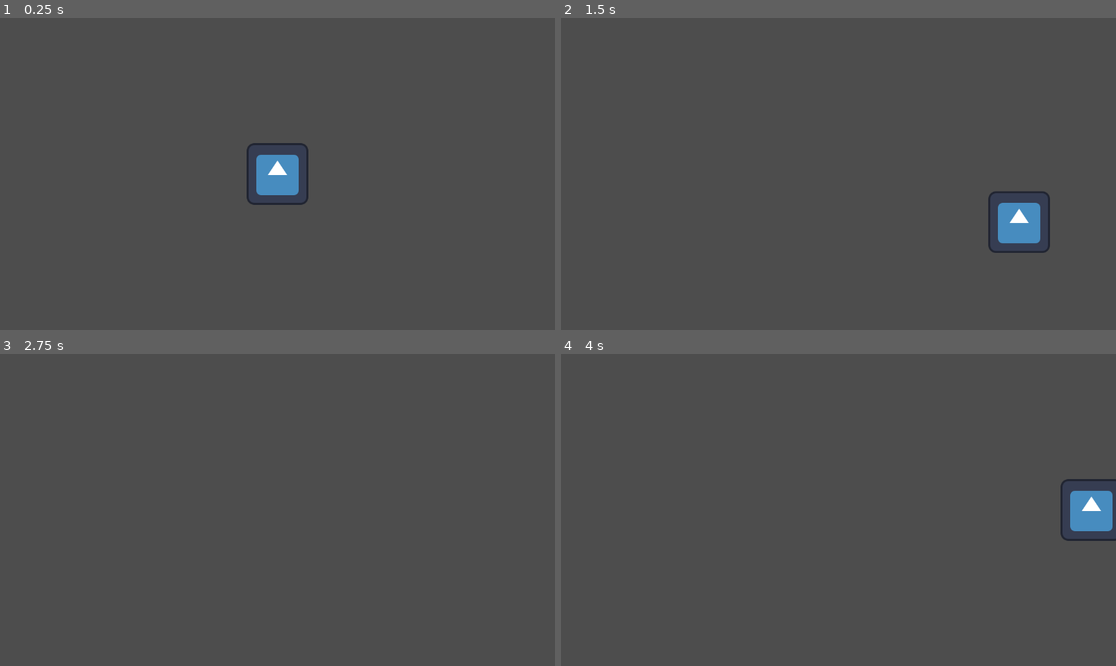
Above: before the commit, frames 1-4 (two rows, left to right).
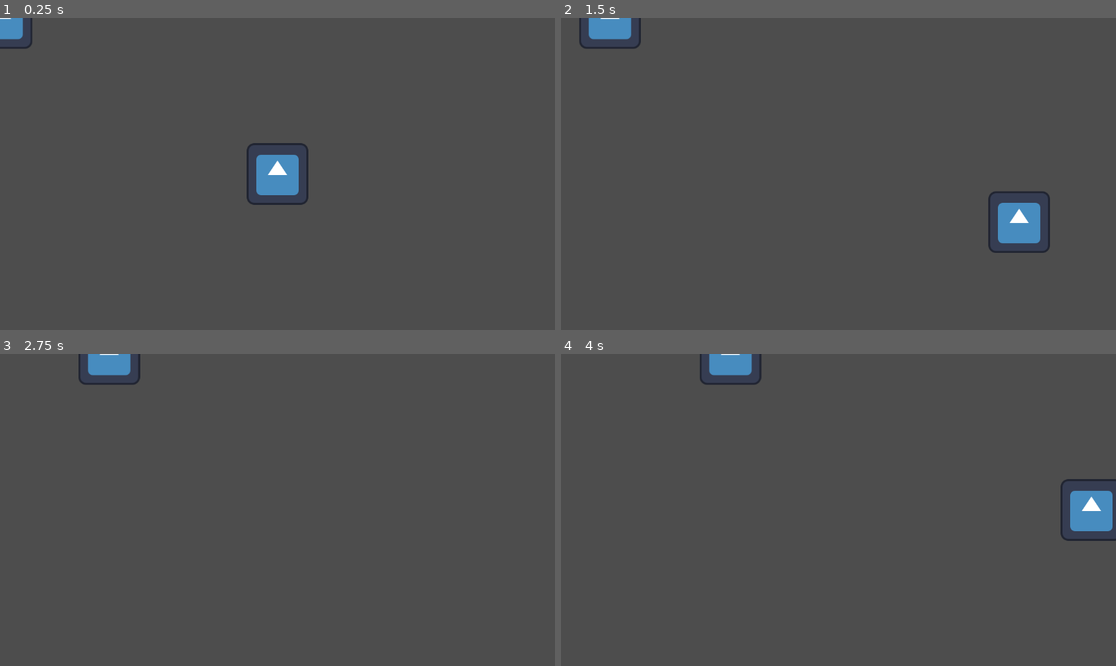
Above: after the commit, the same moments.

Repository: Informatik-AG-MPG/first-game
Game: Godot game, scene res://scenes/game.tscn
Two runs of this game, one before a commit and one after it. Both use one fixed random seed, a clock stepped at 60 frames per second and the inputs below. The engine's default icon, where the game draws it, is replaced by a stand-in: a white triangle on a blue panel in a dark square.
Inputs:
- Up to frame 1 (0.25 s): no input
- Up to frame 2 (1.5 s): tap Enter at 0.5 s; hold Right (right) 0.53-1.28 s; hold Down (down) from 1.28 s (still down)
- Up to frame 3 (2.75 s): release Down (down) at 2.03 s; hold Right (right) from 2.03 s (still down)
- Up to frame 4 (4 s): release Right (right) at 2.78 s; hold Up (up) 2.78-3.53 s; hold Left (left) from 3.53 s (still down)

The runs differ from the first frame. In frame 1, 0.4% of the frame differs, in the area x 0-6%, y 0-10%; in frame 2, 0.7%; in frame 3, 0.7%, in the area x 14-26%, y 0-10%; in frame 4, 0.7%.

Commit message:
feat: add enemy scene

Diff:
--- /dev/null
+++ b/scenes/enemy.tscn
@@ -0,0 +1,20 @@
+[gd_scene load_steps=4 format=3 uid="uid://piscy3dry6sp"]
+
+[ext_resource type="Texture2D" uid="uid://brikd1dyjy684" path="res://icon.svg" id="1_7p1mj"]
+[ext_resource type="Script" uid="uid://b66bxpcfltpoy" path="res://scripts/enemy.gd" id="1_md0e3"]
+
+[sub_resource type="CircleShape2D" id="CircleShape2D_md0e3"]
+radius = 55.9017
+
+[node name="enemy" type="RigidBody2D"]
+gravity_scale = 0.0
+script = ExtResource("1_md0e3")
+
+[node name="Sprite2D" type="Sprite2D" parent="."]
+texture = ExtResource("1_7p1mj")
+
+[node name="CollisionShape2D" type="CollisionShape2D" parent="."]
+shape = SubResource("CircleShape2D_md0e3")
+
+[node name="VisibleOnScreenNotifier2D" type="VisibleOnScreenNotifier2D" parent="."]
+rect = Rect2(-81, -67, 160, 140)
--- a/scenes/game.tscn
+++ b/scenes/game.tscn
@@ -1,7 +1,13 @@
-[gd_scene load_steps=2 format=3 uid="uid://cl27unj5602rc"]
+[gd_scene load_steps=3 format=3 uid="uid://cl27unj5602rc"]
 
 [ext_resource type="PackedScene" uid="uid://dscjbrnyg4cnt" path="res://scenes/player.tscn" id="1_uwrxv"]
+[ext_resource type="PackedScene" uid="uid://piscy3dry6sp" path="res://scenes/enemy.tscn" id="2_yqjtg"]
 
 [node name="game" type="Node2D"]
 
 [node name="player" parent="." instance=ExtResource("1_uwrxv")]
+
+[node name="enemy" parent="." instance=ExtResource("2_yqjtg")]
+
+[node name="enemy_timer" type="Timer" parent="."]
+wait_time = 0.5
--- /dev/null
+++ b/scripts/enemy.gd
@@ -0,0 +1,9 @@
+extends RigidBody2D
+
+@export var speed: int = 200
+
+func _process(delta: float) -> void:
+	position += Vector2(100, 0) * delta
+
+func _on_visible_on_screen_notifier_2d_screen_exited():
+	queue_free()
Not shown, added: scripts/enemy.gd.uid
